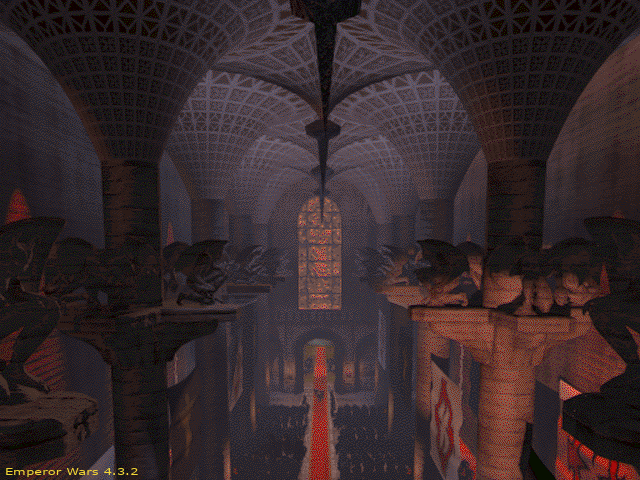
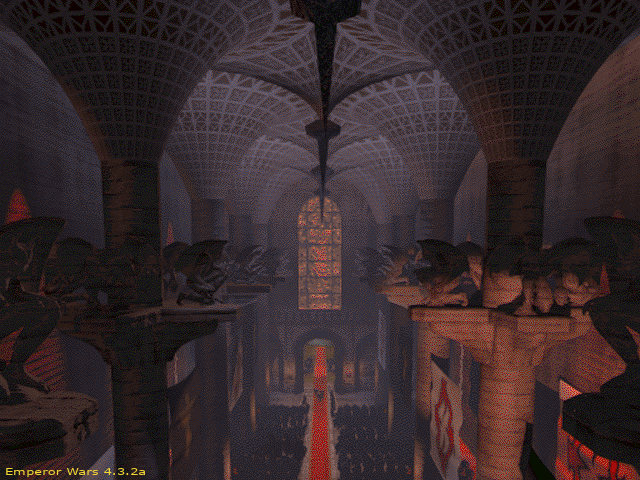
Layered file, before and after one edit (640 × 480). Changes by layer:
renamed "Emperor Wars 4.3.2" to "Emperor Wars 4.3.2a", painted on it over bbox(138, 470, 145, 475)
